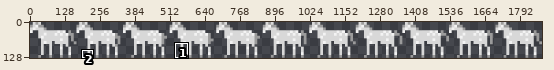
Edited in one commit: sprite sheet (patterns/horse.png). Above: a wide view before the commit, with the close-up outlined.
Close-up. Before the edit:
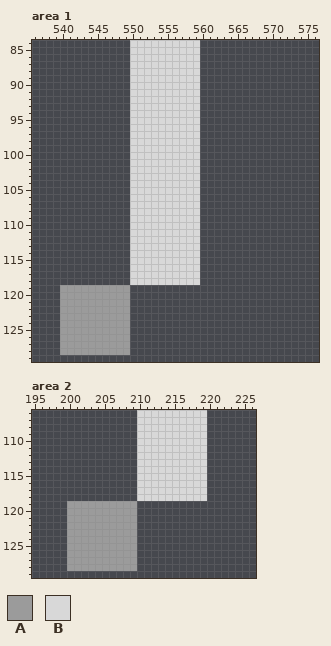
The file is 1870x130 pixels. Shown: area 1: x 536..576, y 84..129; area 2: x 195..226, y 106..129. The commit also changed other parts of the picture, which this record leaves out.
Palette (. is transparent): A #9b9b9b  B #d8d8d8
Pixels before, area 1, first column x 540:
 84 ..........BBBBBBBBBB
 85 ..........BBBBBBBBBB
 86 ..........BBBBBBBBBB
 87 ..........BBBBBBBBBB
 88 ..........BBBBBBBBBB
 89 ..........BBBBBBBBBB
 90 ..........BBBBBBBBBB
 91 ..........BBBBBBBBBB
 92 ..........BBBBBBBBBB
 93 ..........BBBBBBBBBB
 94 ..........BBBBBBBBBB
 95 ..........BBBBBBBBBB
 96 ..........BBBBBBBBBB
 97 ..........BBBBBBBBBB
 98 ..........BBBBBBBBBB
 99 ..........BBBBBBBBBB
100 ..........BBBBBBBBBB
101 ..........BBBBBBBBBB
102 ..........BBBBBBBBBB
103 ..........BBBBBBBBBB
104 ..........BBBBBBBBBB
105 ..........BBBBBBBBBB
106 ..........BBBBBBBBBB
107 ..........BBBBBBBBBB
108 ..........BBBBBBBBBB
109 ..........BBBBBBBBBB
110 ..........BBBBBBBBBB
111 ..........BBBBBBBBBB
112 ..........BBBBBBBBBB
113 ..........BBBBBBBBBB
114 ..........BBBBBBBBBB
115 ..........BBBBBBBBBB
116 ..........BBBBBBBBBB
117 ..........BBBBBBBBBB
118 ..........BBBBBBBBBB
119 AAAAAAAAAA..........
120 AAAAAAAAAA..........
121 AAAAAAAAAA..........
122 AAAAAAAAAA..........
123 AAAAAAAAAA..........
124 AAAAAAAAAA..........
125 AAAAAAAAAA..........
126 AAAAAAAAAA..........
127 AAAAAAAAAA..........
128 AAAAAAAAAA..........
Pixels before, area 2, first column x 200:
106 ..........BBBBBBBBBB
107 ..........BBBBBBBBBB
108 ..........BBBBBBBBBB
109 ..........BBBBBBBBBB
110 ..........BBBBBBBBBB
111 ..........BBBBBBBBBB
112 ..........BBBBBBBBBB
113 ..........BBBBBBBBBB
114 ..........BBBBBBBBBB
115 ..........BBBBBBBBBB
116 ..........BBBBBBBBBB
117 ..........BBBBBBBBBB
118 ..........BBBBBBBBBB
119 AAAAAAAAAA..........
120 AAAAAAAAAA..........
121 AAAAAAAAAA..........
122 AAAAAAAAAA..........
123 AAAAAAAAAA..........
124 AAAAAAAAAA..........
125 AAAAAAAAAA..........
126 AAAAAAAAAA..........
127 AAAAAAAAAA..........
128 AAAAAAAAAA..........
Once edited:
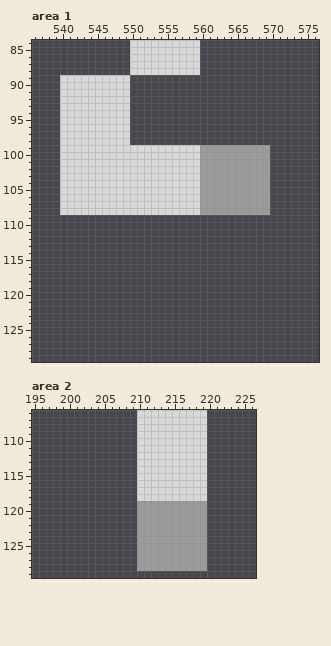
Edits made:
Changed rows in their new state; - is an unchanged pixel.
Area 1:
first column x 540:
 89 BBBBBBBBBB..........----------
 90 BBBBBBBBBB..........----------
 91 BBBBBBBBBB..........----------
 92 BBBBBBBBBB..........----------
 93 BBBBBBBBBB..........----------
 94 BBBBBBBBBB..........----------
 95 BBBBBBBBBB..........----------
 96 BBBBBBBBBB..........----------
 97 BBBBBBBBBB..........----------
 98 BBBBBBBBBB..........----------
 99 BBBBBBBBBB----------AAAAAAAAAA
100 BBBBBBBBBB----------AAAAAAAAAA
101 BBBBBBBBBB----------AAAAAAAAAA
102 BBBBBBBBBB----------AAAAAAAAAA
103 BBBBBBBBBB----------AAAAAAAAAA
104 BBBBBBBBBB----------AAAAAAAAAA
105 BBBBBBBBBB----------AAAAAAAAAA
106 BBBBBBBBBB----------AAAAAAAAAA
107 BBBBBBBBBB----------AAAAAAAAAA
108 BBBBBBBBBB----------AAAAAAAAAA
109 ----------..........----------
110 ----------..........----------
111 ----------..........----------
112 ----------..........----------
113 ----------..........----------
114 ----------..........----------
115 ----------..........----------
116 ----------..........----------
117 ----------..........----------
118 ----------..........----------
119 ..........--------------------
120 ..........--------------------
121 ..........--------------------
122 ..........--------------------
123 ..........--------------------
124 ..........--------------------
125 ..........--------------------
126 ..........--------------------
127 ..........--------------------
128 ..........--------------------
Area 2:
first column x 200:
119 ..........AAAAAAAAAA
120 ..........AAAAAAAAAA
121 ..........AAAAAAAAAA
122 ..........AAAAAAAAAA
123 ..........AAAAAAAAAA
124 ..........AAAAAAAAAA
125 ..........AAAAAAAAAA
126 ..........AAAAAAAAAA
127 ..........AAAAAAAAAA
128 ..........AAAAAAAAAA
Changed places in both close-ups, as pixel boxes (x1, y1, x2, y2):
changed: (60, 75, 270, 355)
changed: (67, 501, 207, 571)
